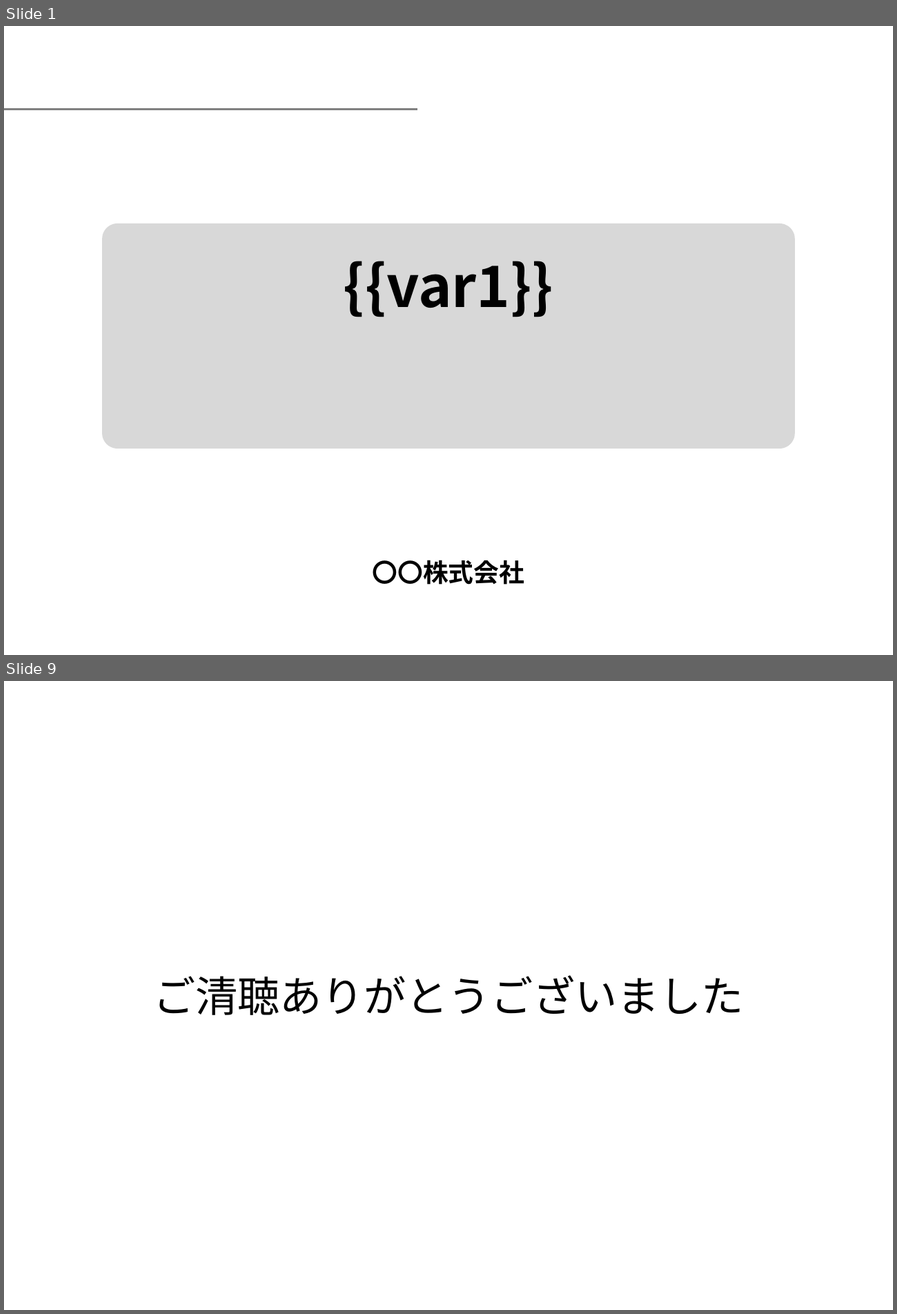
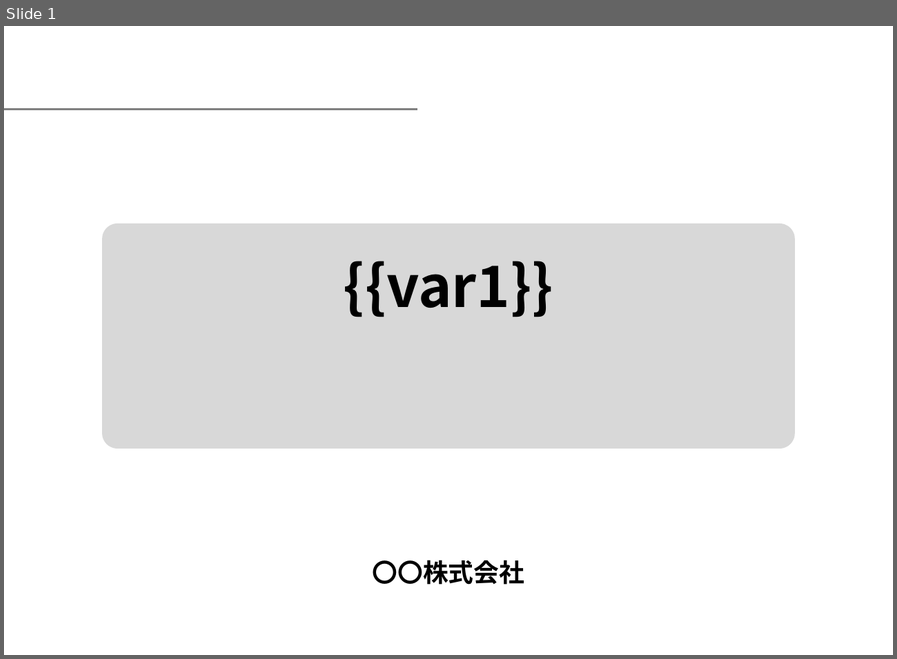
Before and after one commit to doku01/pptx-generator, a slide deck: assets/input/sample.template.pptx. Shown one above the other, each under a label of ours: slides 1 and 9 before the commit, slide 1 after it; the slides between them are not shown. The pictures are 897x1314 and 897x659 pixels, drawn with LibreOffice and Linux fonts; fonts in the diff are those of the drawing; background and template pictures are left out. Boxes give left, top, right and bottom in pixels: in the first picture for what was removed or moved away, otherwise in the second. Text is boxed around its words. In the diff, an @@ line names an element or a change of style, - is before the commit and + after.

```diff
--- a/assets/input/sample.template.pptx
+++ b/assets/input/sample.template.pptx
@@ slide 9 removed at box(4, 681, 893, 1310), background picture (left out) @@
@@ text removed at box(153, 975, 744, 1015) @@
-ご清聴ありがとうございました
```
Also in this commit, not shown: 1 slide added, 7 other slides removed, 5 other files.
